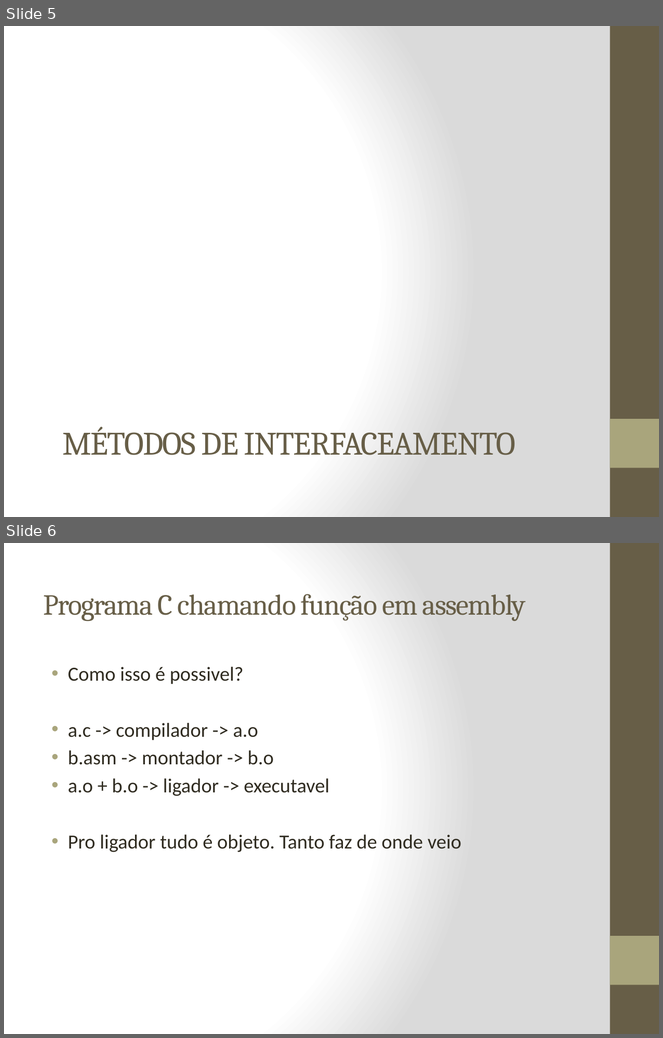
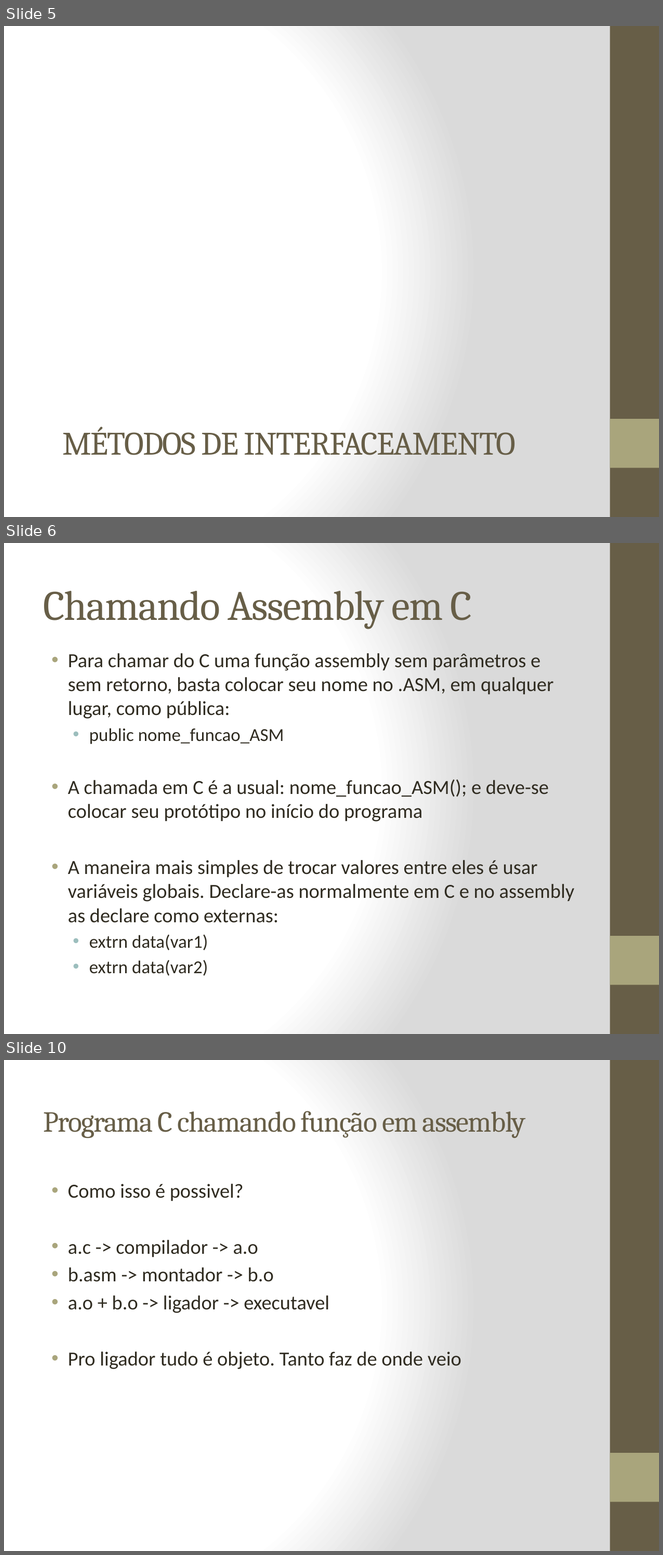
Before and after one commit to badershs/mips-assembler-unb, a slide deck: seminario/Interface entre C e Assemby 8085.pptx. Shown one above the other, each under a label of ours: slides 5 and 6 before the commit, slides 5, 6 and 10 after it; the slides between them are not shown. The pictures are 663x1038 and 663x1555 pixels, drawn with LibreOffice and Linux fonts; fonts in the diff are those of the drawing. Boxes give left, top, right and bottom in pixels: in the first picture for what was removed or moved away, otherwise in the second. Text is boxed around its words. In the diff, an @@ line names an element or a change of style, - is before the commit and + after.

```diff
--- a/seminario/Interface entre C e Assemby 8085.pptx
+++ b/seminario/Interface entre C e Assemby 8085.pptx
@@ slide 6 added at [4,543,659,1034], background gradient #FFFFFF to #DADADA; not listed: 2 template elements that a slide beside it also shows @@
@@ title added at [44,591,473,629], 46 pt, text #675E47 @@
+Chamando Assembly em C
@@ text added at [68,653,575,976], 22 pt, text #2F2B20 @@
+• Para chamar do C uma função assembly sem parâmetros e sem retorno, basta colocar seu nome no .ASM, em qualquer lugar, como pública:
+  • public nome_funcao_ASM
+• A chamada em C é a usual: nome_funcao_ASM(); e deve-se colocar seu protótipo no início do programa
+• A maneira mais simples de trocar valores entre eles é usar variáveis globais. Declare-as normalmente em C e no assembly as declare como externas:
+  • extrn data(var1)
+  • extrn data(var2)
@@ what was slide 6 is now slide 10 @@
```
Also in this commit, not shown: 3 other slides added.
